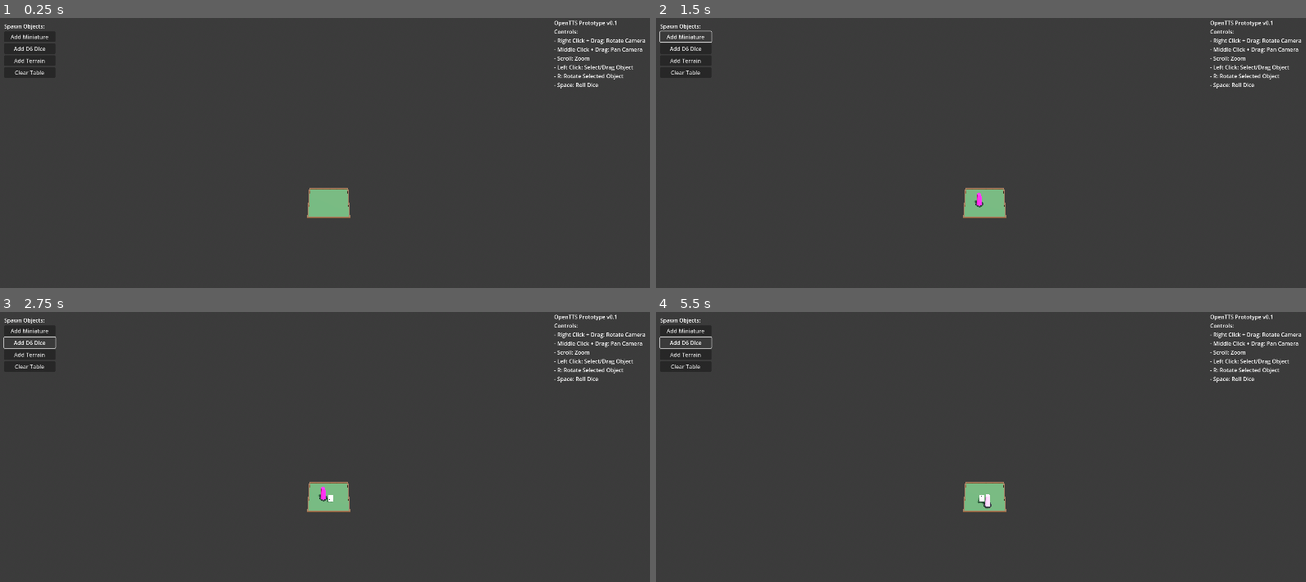
Above: before the commit, frames 1-4 (two rows, left to right).
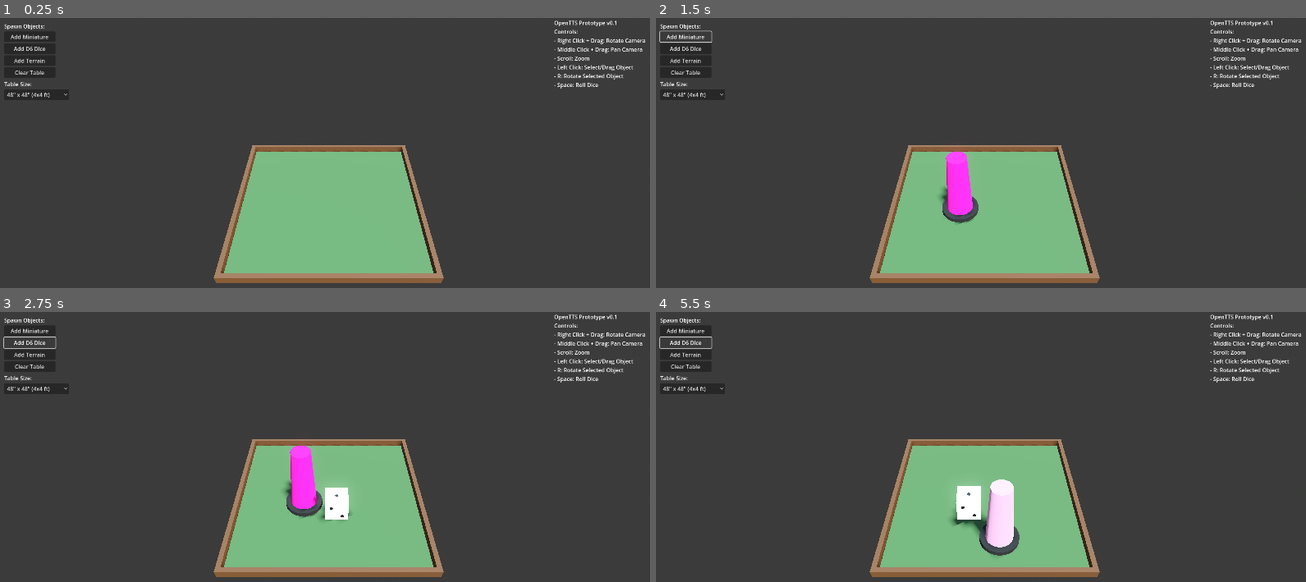
Above: after the commit, the same moments.

Repository: DutchMaxwell/Niemandsland
Game: Godot game, scene res://scenes/main.tscn
Two runs of this game, one before a commit and one after it. Both use one fixed random seed, a clock stepped at 60 frames per second and the inputs below.
Inputs (mouse positions are in pixels of both pictures, inside the frame that each line leads up to):
- Up to frame 1 (0.25 s): no input
- Up to frame 2 (1.5 s): click (695, 93) at 0.5 s, where only the run after the commit has a clickable "48' x 48' (4x4 ft)"; click "Add Miniature" at 1.25 s
- Up to frame 3 (2.75 s): click "Add D6 Dice" at 2 s
- Up to frame 4 (5.5 s): click "Add Terrain" at 2.75 s; click "Clear Table" at 3.5 s; click "Add Miniature" at 4.25 s; click "Add D6 Dice" at 5 s

The runs differ from the first frame. In frame 1, 15% of the frame differs, in the area x 0-69%, y 23-99%; in frame 2, 15%; in frame 3, 15%; in frame 4, 15%.

Commit message:
Add table size selection and deeper camera zoom
Features:
- Table size presets: 48x48" (4x4 ft) and 48x72" (4x6 ft)
- Custom size input with inch/cm unit selection
- Camera auto-adjusts zoom for table size
- Deeper zoom enabled (min 0.5 instead of 3.0)
- Extended max zoom for larger tables (25.0)
- Old borders cleared when resizing table

Diff:
--- a/scenes/main.tscn
+++ b/scenes/main.tscn
@@ -110,6 +110,74 @@
 layout_mode = 2
 text = "Clear Table"
 
+[node name="TableSizePanel" type="VBoxContainer" parent="UI/HUD"]
+layout_mode = 1
+anchors_preset = 0
+offset_left = 10.0
+offset_top = 180.0
+offset_right = 200.0
+offset_bottom = 400.0
+
+[node name="TableSizeLabel" type="Label" parent="UI/HUD/TableSizePanel"]
+layout_mode = 2
+text = "Table Size:"
+
+[node name="TableSizeOption" type="OptionButton" parent="UI/HUD/TableSizePanel"]
+layout_mode = 2
+selected = 0
+item_count = 3
+popup/item_0/text = "48\" x 48\" (4x4 ft)"
+popup/item_0/id = 0
+popup/item_1/text = "48\" x 72\" (4x6 ft)"
+popup/item_1/id = 1
+popup/item_2/text = "Custom..."
+popup/item_2/id = 2
+
+[node name="CustomSizeContainer" type="VBoxContainer" parent="UI/HUD/TableSizePanel"]
+visible = false
+layout_mode = 2
+
+[node name="UnitOption" type="OptionButton" parent="UI/HUD/TableSizePanel/CustomSizeContainer"]
+layout_mode = 2
+selected = 0
+item_count = 2
+popup/item_0/text = "Inches"
+popup/item_0/id = 0
+popup/item_1/text = "Centimeters"
+popup/item_1/id = 1
+
+[node name="WidthContainer" type="HBoxContainer" parent="UI/HUD/TableSizePanel/CustomSizeContainer"]
+layout_mode = 2
+
+[node name="WidthLabel" type="Label" parent="UI/HUD/TableSizePanel/CustomSizeContainer/WidthContainer"]
+layout_mode = 2
+text = "Width:"
+
+[node name="WidthInput" type="SpinBox" parent="UI/HUD/TableSizePanel/CustomSizeContainer/WidthContainer"]
+layout_mode = 2
+size_flags_horizontal = 3
+min_value = 12.0
+max_value = 240.0
+value = 48.0
+
+[node name="LengthContainer" type="HBoxContainer" parent="UI/HUD/TableSizePanel/CustomSizeContainer"]
+layout_mode = 2
+
+[node name="LengthLabel" type="Label" parent="UI/HUD/TableSizePanel/CustomSizeContainer/LengthContainer"]
+layout_mode = 2
+text = "Length:"
+
+[node name="LengthInput" type="SpinBox" parent="UI/HUD/TableSizePanel/CustomSizeContainer/LengthContainer"]
+layout_mode = 2
+size_flags_horizontal = 3
+min_value = 12.0
+max_value = 240.0
+value = 48.0
+
+[node name="ApplyCustomBtn" type="Button" parent="UI/HUD/TableSizePanel/CustomSizeContainer"]
+layout_mode = 2
+text = "Apply Custom Size"
+
 [node name="DiceResult" type="Label" parent="UI/HUD"]
 layout_mode = 1
 anchors_preset = 7
--- a/scripts/camera_controller.gd
+++ b/scripts/camera_controller.gd
@@ -5,8 +5,8 @@
 @export var rotation_speed: float = 0.005
 @export var pan_speed: float = 0.02
 @export var zoom_speed: float = 0.5
-@export var min_zoom: float = 3.0
-@export var max_zoom: float = 20.0
+@export var min_zoom: float = 0.5  # Allow very close zoom
+@export var max_zoom: float = 25.0  # Extended max for larger tables
 @export var min_pitch: float = -80.0  # degrees
 @export var max_pitch: float = -10.0  # degrees
 
--- a/scripts/main.gd
+++ b/scripts/main.gd
@@ -4,11 +4,23 @@
 
 @onready var object_manager: Node3D = $ObjectManager
 @onready var table: StaticBody3D = $Table
+@onready var camera_pivot: Node3D = $CameraPivot
 @onready var dice_result_label: Label = $UI/HUD/DiceResult
 @onready var spawn_miniature_btn: Button = $UI/HUD/SpawnPanel/SpawnMiniature
 @onready var spawn_dice_btn: Button = $UI/HUD/SpawnPanel/SpawnDice
 @onready var spawn_terrain_btn: Button = $UI/HUD/SpawnPanel/SpawnTerrain
 @onready var clear_all_btn: Button = $UI/HUD/SpawnPanel/ClearAll
+
+# Table size UI elements
+@onready var table_size_option: OptionButton = $UI/HUD/TableSizePanel/TableSizeOption
+@onready var custom_size_container: VBoxContainer = $UI/HUD/TableSizePanel/CustomSizeContainer
+@onready var unit_option: OptionButton = $UI/HUD/TableSizePanel/CustomSizeContainer/UnitOption
+@onready var width_input: SpinBox = $UI/HUD/TableSizePanel/CustomSizeContainer/WidthContainer/WidthInput
+@onready var length_input: SpinBox = $UI/HUD/TableSizePanel/CustomSizeContainer/LengthContainer/LengthInput
+@onready var apply_custom_btn: Button = $UI/HUD/TableSizePanel/CustomSizeContainer/ApplyCustomBtn
+
+const INCHES_TO_FEET: float = 1.0 / 12.0
+const CM_TO_FEET: float = 1.0 / 30.48
 
 
 func _ready() -> void:
@@ -20,11 +32,17 @@
 	spawn_terrain_btn.pressed.connect(_on_spawn_terrain)
 	clear_all_btn.pressed.connect(_on_clear_all)
 
+	# Connect table size UI
+	table_size_option.item_selected.connect(_on_table_size_selected)
+	apply_custom_btn.pressed.connect(_on_apply_custom_size)
+	unit_option.item_selected.connect(_on_unit_changed)
+
 	# Connect to object manager signals
 	object_manager.dice_rolled.connect(_on_dice_rolled)
 
-	# Initialize table
-	table.setup_table(Vector2(4, 4))  # 4x4 feet table (scaled to meters)
+	# Initialize table with default size (4x4 feet = 48x48 inches)
+	table.setup_table(Vector2(4, 4))
+	_adjust_camera_for_table_size(Vector2(4, 4))
 
 	print("OpenTTS ready!")
 
@@ -71,3 +89,73 @@
 	var x = randf_range(-size_meters.x / 2 + margin, size_meters.x / 2 - margin)
 	var z = randf_range(-size_meters.y / 2 + margin, size_meters.y / 2 - margin)
 	return Vector3(x, 0.05, z)  # Slightly above table surface
+
+
+## Handle table size preset selection
+func _on_table_size_selected(index: int) -> void:
+	match index:
+		0:  # 48x48 inches (4x4 feet)
+			custom_size_container.visible = false
+			_set_table_size(Vector2(4, 4))
+		1:  # 48x72 inches (4x6 feet)
+			custom_size_container.visible = false
+			_set_table_size(Vector2(4, 6))
+		2:  # Custom
+			custom_size_container.visible = true
+
+
+## Apply custom table size
+func _on_apply_custom_size() -> void:
+	var width = width_input.value
+	var length = length_input.value
+
+	# Convert to feet based on selected unit
+	var size_feet: Vector2
+	if unit_option.selected == 0:  # Inches
+		size_feet = Vector2(width * INCHES_TO_FEET, length * INCHES_TO_FEET)
+	else:  # Centimeters
+		size_feet = Vector2(width * CM_TO_FEET, length * CM_TO_FEET)
+
+	_set_table_size(size_feet)
+
+
+## Update input fields when unit changes
+func _on_unit_changed(index: int) -> void:
+	if index == 0:  # Inches
+		width_input.max_value = 240.0  # 20 feet max
+		length_input.max_value = 240.0
+		width_input.suffix = " in"
+		length_input.suffix = " in"
+	else:  # Centimeters
+		width_input.max_value = 600.0  # ~20 feet max
+		length_input.max_value = 600.0
+		width_input.suffix = " cm"
+		length_input.suffix = " cm"
+
+
+## Set table to specific size and clear objects
+func _set_table_size(size_feet: Vector2) -> void:
+	# Clear existing objects
+	object_manager.clear_all_objects()
+	dice_result_label.text = ""
+
+	# Rebuild table
+	table.setup_table(size_feet)
+
+	# Adjust camera view
+	_adjust_camera_for_table_size(size_feet)
+
+	print("Table resized to %.1fx%.1f feet" % [size_feet.x, size_feet.y])
+
+
+## Adjust camera zoom based on table size
+func _adjust_camera_for_table_size(size_feet: Vector2) -> void:
+	# Calculate appropriate zoom based on table diagonal
+	var diagonal = sqrt(size_feet.x * size_feet.x + size_feet.y * size_feet.y)
+	var target_zoom = diagonal * 0.4  # Scale factor for good view
+
+	# Reset camera view with appropriate zoom
+	if camera_pivot.has_method("reset_view"):
+		camera_pivot.reset_view()
+	camera_pivot._current_zoom = clamp(target_zoom, camera_pivot.min_zoom, camera_pivot.max_zoom)
+	camera_pivot._update_camera_transform()
--- a/scripts/table.gd
+++ b/scripts/table.gd
@@ -28,6 +28,11 @@
 func setup_table(size_feet: Vector2) -> void:
 	table_size = size_feet
 	var size_meters = size_feet * FEET_TO_METERS
+
+	# Remove old borders if any
+	for child in get_children():
+		if child != mesh_instance and child != collision_shape:
+			child.queue_free()
 
 	# Create table mesh
 	var plane_mesh = PlaneMesh.new()
